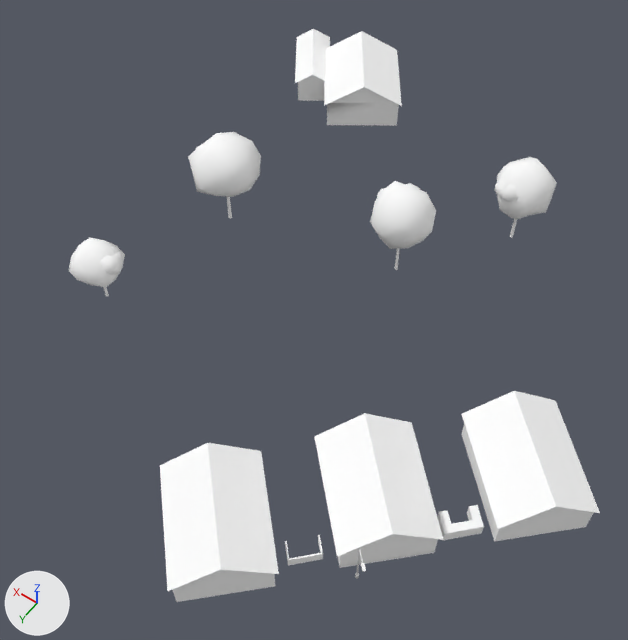
The glTF model cities/arlov-borggatan/pack/tiles/c-2_6.glb as it was, and as the next commit left it.
Camera for both pictures: a 50 mm camera at (-120.2, 441.9, 78.1) aimed at (-87.9, 396.7, 7.1). Lighting does not change. The marker at lower left points along +X, +Y and +Z. The older version comes first. Where no turn or scale is listed for an object, it has been applied to the vertices. Vertices at exactly the same position are counted once.

The first picture shows 'SM_Building_w208679763', 'SM_Building_w208679785', 'SM_Building_w208679792', 'SM_Building_w361092235', 'SM_Building_w361092252', 'SM_Street_Furniture_-2_6', 'SM_Trees_-2_6', 'SM_Wall_Hedge_-2_6'.
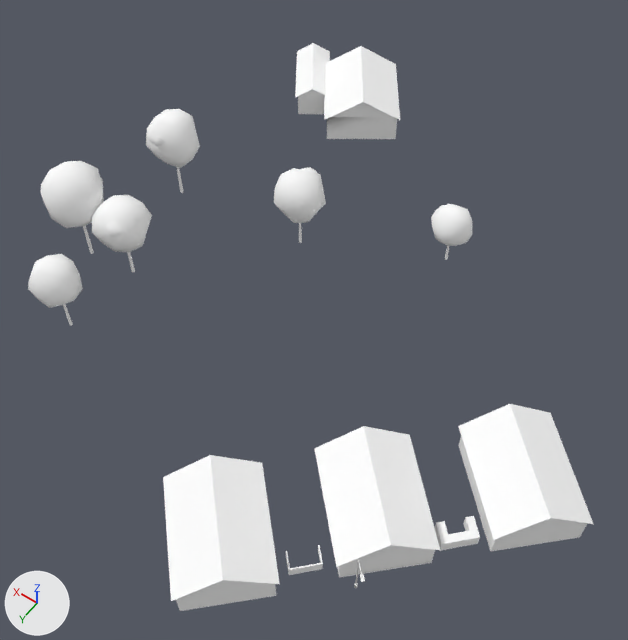
What the commit changed:
me_sm_trees__2_6 is used by ob_sm_trees__2_6; location (-83.3, 389.3, 11.8); scale (19.8, 19.8, 19.8).
me_sm_trees__2_6 had 552 vertices, 1008 faces and spanned x -0.93..0.93, y -1.0..1.0, z -0.3..0.3.
me_sm_trees__2_6 now has 828 vertices, 1512 faces and spans x -1.0..1.0, y -0.94..0.94, z -0.35..0.35.
me_sm_trees__2_6 part 1: the loose piece of 12 vertices spanning x -0.79..-0.77, y -0.83..-0.81, z -0.3..-0.07 is scaled about its middle by (0.867, 0.865, 0.767), then moved by (-0.09, 0.0, -0.08).
me_sm_trees__2_6 part 2: the loose piece of 12 vertices spanning x 0.61..0.63, y 0.01..0.03, z -0.27..-0.03 is moved by (-0.72, -0.44, -0.07).
me_sm_trees__2_6 part 3: the loose piece of 12 vertices spanning x -0.38..-0.36, y -0.23..-0.22, z -0.3..-0.05 is moved by (0.92, 0.55, -0.04).
me_sm_trees__2_6 part 4: the loose piece of 12 vertices spanning x 0.79..0.81, y 0.85..0.86, z -0.29..-0.13 is scaled about its middle by (1.06, 1.06, 1.4), then moved by (-0.23, -0.05, -0.02).
me_sm_trees__2_6 part 5: the loose piece of 12 vertices spanning x 0.79..0.81, y 0.85..0.86, z -0.29..-0.13 is copied, and the copy is scaled about its middle by (1.28, 1.27, 1.76), then moved by (0.04, -0.49, 0.02); it spans x 0.83..0.85, y 0.35..0.37, z -0.33..-0.04.
me_sm_trees__2_6 part 6: the loose piece of 12 vertices spanning x 0.61..0.63, y 0.01..0.03, z -0.27..-0.03 is copied, and the copy is moved by (0.12, -0.34, -0.03); it spans x 0.73..0.75, y -0.33..-0.31, z -0.32..-0.05.
me_sm_trees__2_6 part 7: 7 loose pieces with 294 vertices, spanning x -0.83..0.87, y -0.83..0.86, z -0.08..0.28, are deleted.
me_sm_trees__2_6 part 8: 125 vertices removed from x 0.43..0.93, y -0.19..1.0, z -0.13..0.3; 503 vertices added at x 0.38..1.0, y -0.48..0.94, z -0.14..0.35.
me_sm_trees__2_6 part 9: 2 vertices moved within x -0.81..-0.78, y -0.86..-0.82, z -0.08..0.04; 82 vertices removed from x -0.93..-0.61, y -1.0..-0.67, z -0.07..0.25; 124 vertices added at x -1.0..-0.74, y -0.94..-0.7, z -0.19..0.06.
me_sm_trees__2_6 part 10: 126 vertices added at x -0.25..0.03, y -0.58..-0.29, z -0.11..0.2.
Object 'SM_Building_w208679763' (ob_sm_building_w208679763) moves from (-90.1, 391.0, 8.5) to (-90.1, 391.0, 6.3).
Object 'SM_Building_w208679785' (ob_sm_building_w208679785) moves from (-94.1, 419.8, 7.8) to (-94.1, 419.8, 5.6).
Object 'SM_Building_w208679792' (ob_sm_building_w208679792) moves from (-90.1, 382.2, 7.8) to (-90.1, 382.2, 5.6).
Object 'SM_Building_w361092235' (ob_sm_building_w361092235) moves from (-88.6, 387.2, 8.6) to (-88.6, 387.2, 6.4).
Object 'SM_Building_w361092252' (ob_sm_building_w361092252) moves from (-63.9, 363.2, 8.8) to (-63.9, 363.2, 6.6).
Object 'SM_Street_Furniture_-2_6' (ob_sm_street_furniture__2_6) moves from (-107.0, 416.7, 7.8) to (-107.0, 416.7, 5.6).
Object 'SM_Trees_-2_6' (ob_sm_trees__2_6) moves from (-83.3, 389.3, 11.8) to (-76.6, 394.5, 10.6).
Object 'SM_Trees_-2_6' (ob_sm_trees__2_6) is rescaled from (19.8, 19.8, 19.8) to (19.5, 19.5, 19.5).
Object 'SM_Wall_Hedge_-2_6' (ob_sm_wall_hedge__2_6) moves from (-111.2, 406.8, 5.5) to (-111.2, 406.8, 3.3).

Boxes [x1, y1, x2, y2] around the edits, measured in the pictures (628 x 640 px; the box of a moved part takes in the faces that stretch with it):
'SM_Trees_-2_6', reshaped, moved, rescaled (9% narrower, 32% taller)
    before: [69, 132, 557, 296]
    after: [28, 109, 472, 326]
'SM_Building_w208679763', moved
    before: [176, 31, 587, 602]
    after: [180, 46, 581, 611]
'SM_Building_w208679792', moved
    before: [295, 29, 600, 539]
    after: [295, 43, 593, 549]
'SM_Building_w208679785', moved
    before: [160, 443, 279, 601]
    after: [163, 455, 280, 610]
'SM_Building_w361092235', moved
    before: [285, 87, 399, 566]
    after: [286, 59, 397, 575]
'SM_Wall_Hedge_-2_6', moved
    before: [437, 505, 484, 540]
    after: [435, 516, 480, 551]
'SM_Building_w361092252', moved
    before: [298, 75, 324, 100]
    after: [298, 89, 324, 113]
'SM_Street_Furniture_-2_6', moved
    before: [355, 549, 366, 579]
    after: [354, 560, 365, 588]
part 1 of me_sm_trees__2_6, moved or reshaped
    before: [510, 219, 517, 238]
    after: [445, 246, 449, 260]
part 2 of me_sm_trees__2_6, moved or reshaped
    before: [227, 197, 232, 218]
    after: [299, 223, 302, 243]
part 3 of me_sm_trees__2_6, moved or reshaped
    before: [395, 249, 399, 270]
    after: [127, 252, 135, 272]
part 4 of me_sm_trees__2_6, moved or reshaped
    before: [103, 287, 109, 296]
    after: [63, 304, 73, 326]
part 5 of me_sm_trees__2_6, added
    after: [83, 225, 94, 254]
part 6 of me_sm_trees__2_6, added
    after: [177, 167, 183, 193]
part 7 of me_sm_trees__2_6, deleted
    before: [195, 143, 518, 249]
part 8 of me_sm_trees__2_6, reshaped
    before: [69, 132, 261, 287]
    after: [28, 109, 200, 308]
part 9 of me_sm_trees__2_6, moved or reshaped
    before: [496, 157, 557, 220]
    after: [431, 204, 472, 246]
part 10 of me_sm_trees__2_6, added
    after: [274, 167, 326, 223]
